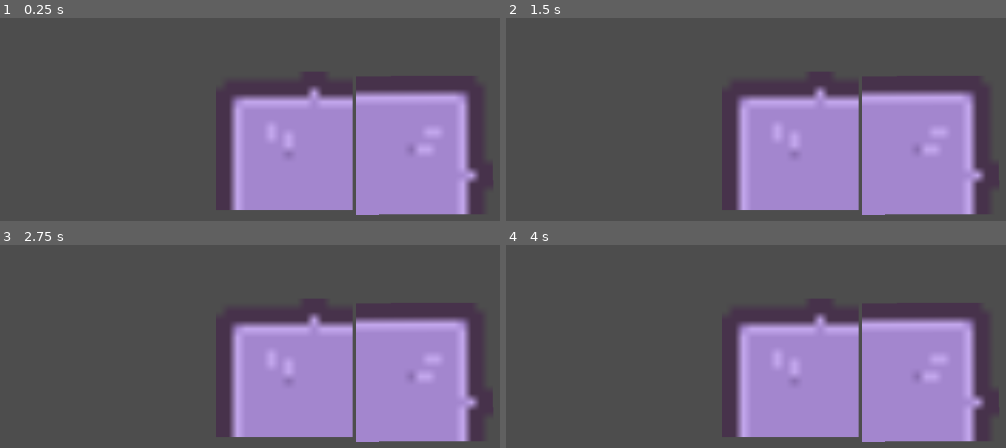
Above: before the commit, frames 1-4 (two rows, left to right).
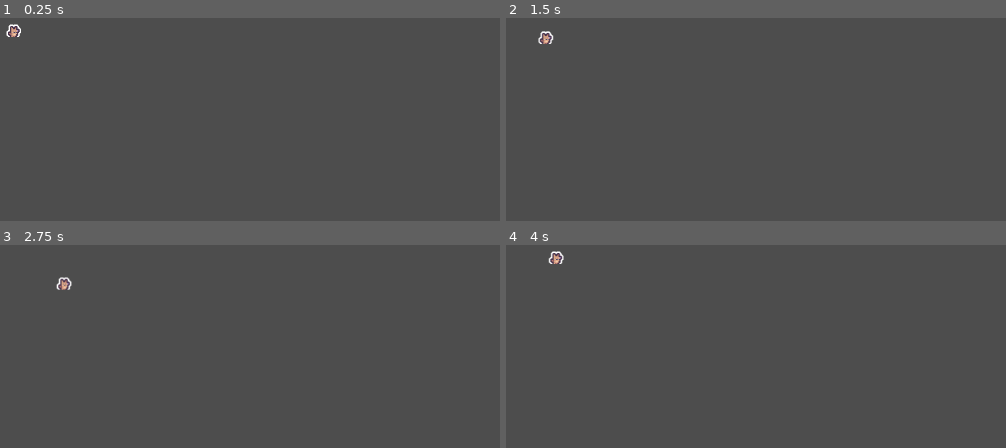
Above: after the commit, the same moments.

Repository: Gozei/rougehaku
Game: Godot game, scene res://Scene/node_2d.tscn
Two runs of this game, one before a commit and one after it. Both use one fixed random seed, a clock stepped at 60 frames per second and the inputs below.
Inputs:
- Up to frame 1 (0.25 s): no input
- Up to frame 2 (1.5 s): tap Enter at 0.5 s; hold D (right, bound only after the commit) 0.53-1.28 s; hold S (down, bound only after the commit) from 1.28 s (still down)
- Up to frame 3 (2.75 s): release S (down, bound only after the commit) at 2.03 s; hold D (right, bound only after the commit) from 2.03 s (still down)
- Up to frame 4 (4 s): tap Space at 2.75 s; release D (right, bound only after the commit) at 2.78 s; hold W (up, bound only after the commit) 2.78-3.53 s; hold A (left, bound only after the commit) from 3.53 s (still down)

The runs differ from the first frame. In frame 1, 34% of the frame differs, in the area x 1-99%, y 2-98%; in frame 2, 34%; in frame 3, 34%; in frame 4, 34%, in the area x 8-99%, y 2-98%.

Commit message:
add role move

Diff:
--- a/Scene/desert_ruins.tscn
+++ /dev/null
@@ -1,11 +0,0 @@
-[gd_scene load_steps=2 format=3]
-
-[ext_resource type="Script" path="res://Script/desert_ruins_scene.gd" id="1_k5p0h"]
-
-[node name="DesertRuins" type="Node2D"]
-script = ExtResource("1_k5p0h")
-
-[node name="Camera2D" type="Camera2D" parent="."]
-position = Vector2(320, 180)
-zoom = Vector2(1, 1)
-enabled = true
--- a/Scene/node_2d.tscn
+++ b/Scene/node_2d.tscn
@@ -1,20 +1,42 @@
-[gd_scene format=3 uid="uid://c48v0xdv5liqp"]
+[gd_scene format=3 uid="uid://biud0ewvaix7w"]
 
-[ext_resource type="Texture2D" uid="uid://bgdnr4igjr2or" path="res://Asset/PNG/Tiles/Tiles/tile_0000.png" id="1_romgu"]
+[ext_resource type="Texture2D" uid="uid://cah00vglwy6bw" path="res://Asset/PNG/Players/Tilemap/tilemap_packed.png" id="1_l42dj"]
+[ext_resource type="Script" uid="uid://diprmp7ggfsrg" path="res://Script/fox.gd" id="1_vtyw1"]
 
-[node name="Node2D" type="Node2D" unique_id=2041927581]
-position = Vector2(333, 112)
-scale = Vector2(4.9299874, 4.99848)
+[sub_resource type="AtlasTexture" id="AtlasTexture_blrne"]
+atlas = ExtResource("1_l42dj")
+region = Rect2(0, 0, 24, 24)
 
-[node name="TextureRect2" type="TextureRect" parent="." unique_id=131413735]
-offset_right = 40.0
-offset_bottom = 40.0
-texture = ExtResource("1_romgu")
+[sub_resource type="AtlasTexture" id="AtlasTexture_3opw3"]
+atlas = ExtResource("1_l42dj")
+region = Rect2(24, 0, 24, 24)
 
-[node name="TextureRect" type="TextureRect" parent="." unique_id=1005346801]
-offset_left = 80.93324
-offset_top = 1.2003665
-offset_right = 120.93324
-offset_bottom = 41.200367
-rotation = 1.5674301
-texture = ExtResource("1_romgu")
+[sub_resource type="AtlasTexture" id="AtlasTexture_a84m2"]
+atlas = ExtResource("1_l42dj")
+region = Rect2(48, 0, 24, 24)
+
+[sub_resource type="SpriteFrames" id="SpriteFrames_op24p"]
+animations = [{
+"frames": [{
+"duration": 1.0,
+"texture": SubResource("AtlasTexture_blrne")
+}, {
+"duration": 1.0,
+"texture": SubResource("AtlasTexture_3opw3")
+}, {
+"duration": 1.0,
+"texture": SubResource("AtlasTexture_a84m2")
+}],
+"loop": true,
+"name": &"move",
+"speed": 10.0
+}]
+
+[node name="Player" type="CharacterBody2D" unique_id=1476922996]
+script = ExtResource("1_vtyw1")
+
+[node name="fox" type="AnimatedSprite2D" parent="." unique_id=1060114745]
+position = Vector2(41, 50)
+sprite_frames = SubResource("SpriteFrames_op24p")
+animation = &"move"
+frame_progress = 0.8139334
--- a/Script/desert_ruins_scene.gd
+++ /dev/null
@@ -1,224 +0,0 @@
-extends Node2D
-
-const VIEW_SIZE := Vector2(640.0, 360.0)
-
-const SKY_TOP := Color("2a2238")
-const SKY_BOTTOM := Color("4f4a77")
-const SUN_COLOR := Color("e9b889")
-const DUNE_BACK := Color("8d7ea8")
-const DUNE_MID := Color("b49fc5")
-const SAND_LIGHT := Color("e8c19d")
-const SAND_DARK := Color("d59e78")
-const STONE := Color("66506f")
-const STONE_LIGHT := Color("9588b8")
-const ACCENT_TEAL := Color("74d7c9")
-const ACCENT_PURPLE := Color("8f74d4")
-const BANNER := Color("e36d5d")
-const BANNER_SHADOW := Color("bc4e50")
-const PLANT := Color("53a89a")
-const PLANT_SHADOW := Color("3c6f6b")
-
-var time_passed := 0.0
-var dust_phase := 0.0
-
-
-func _ready() -> void:
-	queue_redraw()
-
-
-func _process(delta: float) -> void:
-	time_passed += delta
-	dust_phase += delta * 16.0
-	queue_redraw()
-
-
-func _draw() -> void:
-	_draw_sky()
-	_draw_sun()
-	_draw_dunes()
-	_draw_ruins()
-	_draw_ground()
-	_draw_props()
-	_draw_dust()
-
-
-func _draw_sky() -> void:
-	draw_rect(Rect2(Vector2.ZERO, Vector2(VIEW_SIZE.x, VIEW_SIZE.y * 0.45)), SKY_TOP, true)
-	draw_rect(Rect2(Vector2(0.0, VIEW_SIZE.y * 0.45), Vector2(VIEW_SIZE.x, VIEW_SIZE.y * 0.18)), SKY_BOTTOM, true)
-	draw_rect(Rect2(Vector2(0.0, VIEW_SIZE.y * 0.63), Vector2(VIEW_SIZE.x, VIEW_SIZE.y * 0.37)), DUNE_BACK.darkened(0.18), true)
-
-
-func _draw_sun() -> void:
-	draw_circle(Vector2(488.0, 78.0), 32.0, SUN_COLOR)
-	draw_circle(Vector2(488.0, 78.0), 22.0, SUN_COLOR.lightened(0.12))
-	for ring in range(3):
-		var radius := 40.0 + ring * 11.0
-		draw_arc(Vector2(488.0, 78.0), radius, 0.0, TAU, 40, SUN_COLOR.darkened(0.18), 1.5)
-
-
-func _draw_dunes() -> void:
-	var back_dune := PackedVector2Array([
-		Vector2(0.0, 202.0),
-		Vector2(72.0, 182.0),
-		Vector2(148.0, 194.0),
-		Vector2(216.0, 166.0),
-		Vector2(316.0, 188.0),
-		Vector2(398.0, 152.0),
-		Vector2(488.0, 183.0),
-		Vector2(640.0, 160.0),
-		Vector2(640.0, 260.0),
-		Vector2(0.0, 260.0),
-	])
-	var front_dune := PackedVector2Array([
-		Vector2(0.0, 238.0),
-		Vector2(92.0, 215.0),
-		Vector2(164.0, 229.0),
-		Vector2(252.0, 202.0),
-		Vector2(330.0, 220.0),
-		Vector2(448.0, 196.0),
-		Vector2(548.0, 214.0),
-		Vector2(640.0, 204.0),
-		Vector2(640.0, 300.0),
-		Vector2(0.0, 300.0),
-	])
-	draw_colored_polygon(back_dune, DUNE_BACK)
-	draw_colored_polygon(front_dune, DUNE_MID)
-
-
-func _draw_ruins() -> void:
-	var temple_base := Rect2(Vector2(208.0, 135.0), Vector2(214.0, 118.0))
-	draw_rect(temple_base, STONE, true)
-	draw_rect(Rect2(Vector2(196.0, 248.0), Vector2(238.0, 18.0)), STONE, true)
-	draw_rect(Rect2(Vector2(224.0, 120.0), Vector2(182.0, 18.0)), STONE_LIGHT, true)
-	draw_rect(Rect2(Vector2(248.0, 104.0), Vector2(134.0, 12.0)), STONE_LIGHT, true)
-
-	for x in [232.0, 274.0, 316.0, 358.0]:
-		draw_rect(Rect2(Vector2(x, 150.0), Vector2(18.0, 98.0)), STONE_LIGHT, true)
-		draw_rect(Rect2(Vector2(x + 4.0, 154.0), Vector2(10.0, 90.0)), STONE, true)
-		draw_rect(Rect2(Vector2(x - 4.0, 146.0), Vector2(26.0, 8.0)), STONE_LIGHT.lightened(0.08), true)
-
-	var door := Rect2(Vector2(292.0, 176.0), Vector2(46.0, 72.0))
-	draw_rect(door, STONE.darkened(0.28), true)
-	draw_rect(Rect2(Vector2(286.0, 170.0), Vector2(58.0, 8.0)), STONE_LIGHT, true)
-	draw_circle(Vector2(315.0, 208.0), 4.0, ACCENT_TEAL)
-	draw_rect(Rect2(Vector2(309.0, 188.0), Vector2(12.0, 18.0)), ACCENT_TEAL.darkened(0.25), true)
-
-	var sway := sin(time_passed * 1.8) * 4.0
-	_draw_banner(Vector2(228.0, 138.0), 24.0, 46.0, sway)
-	_draw_banner(Vector2(378.0, 138.0), 24.0, 46.0, -sway * 0.8)
-	_draw_banner(Vector2(305.0, 116.0), 18.0, 38.0, sway * 0.6)
-
-	draw_rect(Rect2(Vector2(180.0, 166.0), Vector2(18.0, 84.0)), STONE, true)
-	draw_rect(Rect2(Vector2(430.0, 176.0), Vector2(18.0, 76.0)), STONE, true)
-	draw_rect(Rect2(Vector2(170.0, 158.0), Vector2(36.0, 10.0)), STONE_LIGHT, true)
-	draw_rect(Rect2(Vector2(422.0, 168.0), Vector2(34.0, 10.0)), STONE_LIGHT, true)
-	draw_circle(Vector2(189.0, 154.0), 7.0, ACCENT_PURPLE)
-	draw_circle(Vector2(439.0, 165.0), 7.0, ACCENT_TEAL)
-	draw_circle(Vector2(189.0, 154.0), 3.0, STONE_LIGHT.lightened(0.2))
-	draw_circle(Vector2(439.0, 165.0), 3.0, STONE_LIGHT.lightened(0.2))
-
-
-func _draw_banner(anchor: Vector2, width: float, height: float, sway: float) -> void:
-	draw_rect(Rect2(anchor, Vector2(width, 4.0)), BANNER_SHADOW, true)
-	var points := PackedVector2Array([
-		anchor + Vector2(2.0, 4.0),
-		anchor + Vector2(width - 2.0, 4.0),
-		anchor + Vector2(width - 4.0 + sway, height - 4.0),
-		anchor + Vector2(width * 0.5 + sway * 0.5, height + 4.0),
-		anchor + Vector2(4.0 + sway, height - 2.0),
-	])
-	draw_colored_polygon(points, BANNER)
-	draw_line(anchor + Vector2(width * 0.5, 4.0), anchor + Vector2(width * 0.5 + sway * 0.4, height - 4.0), BANNER_SHADOW, 2.0)
-
-
-func _draw_ground() -> void:
-	draw_rect(Rect2(Vector2(0.0, 260.0), Vector2(VIEW_SIZE.x, 100.0)), SAND_DARK, true)
-	draw_rect(Rect2(Vector2(0.0, 286.0), Vector2(VIEW_SIZE.x, 74.0)), SAND_LIGHT, true)
-
-	var path := PackedVector2Array([
-		Vector2(232.0, 252.0),
-		Vector2(405.0, 252.0),
-		Vector2(454.0, 360.0),
-		Vector2(180.0, 360.0),
-	])
-	draw_colored_polygon(path, SAND_LIGHT.lightened(0.08))
-
-	for x in [64.0, 108.0, 152.0, 486.0, 530.0, 574.0]:
-		draw_rect(Rect2(Vector2(x, 270.0), Vector2(18.0, 54.0)), STONE_LIGHT, true)
-		draw_rect(Rect2(Vector2(x + 4.0, 274.0), Vector2(10.0, 46.0)), STONE, true)
-
-
-func _draw_props() -> void:
-	_draw_cactus(Vector2(108.0, 270.0), 1.0)
-	_draw_cactus(Vector2(540.0, 284.0), 0.85)
-	_draw_shrub(Vector2(146.0, 315.0), 18.0, ACCENT_TEAL)
-	_draw_shrub(Vector2(482.0, 322.0), 16.0, ACCENT_PURPLE)
-	_draw_shrub(Vector2(584.0, 336.0), 14.0, ACCENT_TEAL)
-	_draw_bones(Vector2(86.0, 336.0))
-	_draw_bones(Vector2(518.0, 344.0))
-	_draw_sign(Vector2(82.0, 246.0), "RUINS")
-	_draw_sign(Vector2(552.0, 256.0), "OASIS")
-	_draw_crystals(Vector2(244.0, 330.0))
-	_draw_crystals(Vector2(404.0, 324.0))
-
-
-func _draw_cactus(base: Vector2, scale: float) -> void:
-	var body_color := PLANT
-	var shade := PLANT_SHADOW
-	draw_rect(Rect2(base + Vector2(-6.0, -46.0) * scale, Vector2(12.0, 46.0) * scale), body_color, true)
-	draw_rect(Rect2(base + Vector2(-18.0, -30.0) * scale, Vector2(8.0, 22.0) * scale), body_color, true)
-	draw_rect(Rect2(base + Vector2(10.0, -24.0) * scale, Vector2(8.0, 18.0) * scale), body_color, true)
-	draw_rect(Rect2(base + Vector2(-4.0, -46.0) * scale, Vector2(4.0, 46.0) * scale), shade, true)
-	draw_circle(base + Vector2(0.0, -46.0) * scale, 6.0 * scale, body_color)
-	draw_circle(base + Vector2(-14.0, -30.0) * scale, 4.0 * scale, body_color)
-	draw_circle(base + Vector2(14.0, -24.0) * scale, 4.0 * scale, body_color)
-	draw_circle(base + Vector2(0.0, -46.0) * scale, 2.5 * scale, ACCENT_TEAL.lightened(0.18))
-
-
-func _draw_shrub(center: Vector2, radius: float, color: Color) -> void:
-	draw_circle(center + Vector2(-radius * 0.7, 0.0), radius * 0.65, color.darkened(0.15))
-	draw_circle(center + Vector2(radius * 0.7, 0.0), radius * 0.65, color.darkened(0.15))
-	draw_circle(center + Vector2(0.0, -radius * 0.4), radius * 0.8, color)
-	draw_circle(center + Vector2(0.0, radius * 0.15), radius * 0.9, color)
-
-
-func _draw_bones(origin: Vector2) -> void:
-	draw_circle(origin, 6.0, SAND_LIGHT.lightened(0.12))
-	draw_circle(origin + Vector2(16.0, 0.0), 6.0, SAND_LIGHT.lightened(0.12))
-	draw_rect(Rect2(origin + Vector2(0.0, -3.0), Vector2(16.0, 6.0)), SAND_LIGHT.lightened(0.12), true)
-	draw_circle(origin + Vector2(28.0, -4.0), 4.0, SAND_LIGHT.lightened(0.12))
-	draw_circle(origin + Vector2(40.0, -4.0), 4.0, SAND_LIGHT.lightened(0.12))
-	draw_rect(Rect2(origin + Vector2(28.0, -6.0), Vector2(12.0, 4.0)), SAND_LIGHT.lightened(0.12), true)
-
-
-func _draw_sign(position: Vector2, text: String) -> void:
-	draw_rect(Rect2(position, Vector2(4.0, 38.0)), STONE, true)
-	draw_rect(Rect2(position + Vector2(-18.0, -4.0), Vector2(40.0, 18.0)), STONE_LIGHT, true)
-	draw_rect(Rect2(position + Vector2(-14.0, 0.0), Vector2(32.0, 10.0)), BANNER, true)
-	var font := ThemeDB.fallback_font
-	if font != null:
-		draw_string(font, position + Vector2(-12.0, 8.0), text, HORIZONTAL_ALIGNMENT_LEFT, 30.0, 10, STONE.darkened(0.3))
-
-
-func _draw_crystals(center: Vector2) -> void:
-	var crystal_color := ACCENT_TEAL if int(center.x) % 2 == 0 else ACCENT_PURPLE
-	var left := PackedVector2Array([
-		center + Vector2(-10.0, 8.0),
-		center + Vector2(-4.0, -12.0),
-		center + Vector2(2.0, 8.0),
-	])
-	var right := PackedVector2Array([
-		center + Vector2(4.0, 10.0),
-		center + Vector2(10.0, -8.0),
-		center + Vector2(16.0, 10.0),
-	])
-	draw_colored_polygon(left, crystal_color)
-	draw_colored_polygon(right, crystal_color.lightened(0.1))
-
-
-func _draw_dust() -> void:
-	for i in range(7):
-		var fi := float(i)
-		var x := fmod(40.0 + dust_phase * (10.0 + fi * 2.0) + fi * 96.0, VIEW_SIZE.x + 48.0) - 24.0
-		var y := 298.0 + sin(time_passed * 1.2 + fi) * 10.0 + fi * 7.0
-		draw_circle(Vector2(x, y), 2.0 + fmod(fi, 3.0), SAND_LIGHT.lightened(0.18))
--- /dev/null
+++ b/Script/fox.gd
@@ -0,0 +1,13 @@
+extends CharacterBody2D
+
+@export var fox_speed = 50
+
+# Called when the node enters the scene tree for the first time.
+func _ready() -> void:
+	pass # Replace with function body.
+
+
+# Called every frame. 'delta' is the elapsed time since the previous frame.
+func _process(delta: float) -> void:
+	velocity = Input.get_vector("left", "right", "up", "down") * fox_speed
+	move_and_slide()
--- a/project.godot
+++ b/project.godot
@@ -15,9 +15,32 @@
 [application]
 
 config/name="rougehaku"
-run/main_scene="uid://c48v0xdv5liqp"
+run/main_scene="uid://biud0ewvaix7w"
 config/features=PackedStringArray("4.6")
 config/icon="res://icon.svg"
+
+[input]
+
+left={
+"deadzone": 0.2,
+"events": [Object(InputEventKey,"resource_local_to_scene":false,"resource_name":"","device":-1,"window_id":0,"alt_pressed":false,"shift_pressed":false,"ctrl_pressed":false,"meta_pressed":false,"pressed":false,"keycode":0,"physical_keycode":65,"key_label":0,"unicode":97,"location":0,"echo":false,"script":null)
+]
+}
+right={
+"deadzone": 0.2,
+"events": [Object(InputEventKey,"resource_local_to_scene":false,"resource_name":"","device":-1,"window_id":0,"alt_pressed":false,"shift_pressed":false,"ctrl_pressed":false,"meta_pressed":false,"pressed":false,"keycode":0,"physical_keycode":68,"key_label":0,"unicode":100,"location":0,"echo":false,"script":null)
+]
+}
+up={
+"deadzone": 0.2,
+"events": [Object(InputEventKey,"resource_local_to_scene":false,"resource_name":"","device":-1,"window_id":0,"alt_pressed":false,"shift_pressed":false,"ctrl_pressed":false,"meta_pressed":false,"pressed":false,"keycode":0,"physical_keycode":87,"key_label":0,"unicode":87,"location":0,"echo":false,"script":null)
+]
+}
+down={
+"deadzone": 0.2,
+"events": [Object(InputEventKey,"resource_local_to_scene":false,"resource_name":"","device":-1,"window_id":0,"alt_pressed":false,"shift_pressed":false,"ctrl_pressed":false,"meta_pressed":false,"pressed":false,"keycode":0,"physical_keycode":83,"key_label":0,"unicode":83,"location":0,"echo":false,"script":null)
+]
+}
 
 [rendering]
 
Not shown, removed: Script/desert_ruins_scene.gd.uid
Not shown, added: Script/fox.gd.uid
